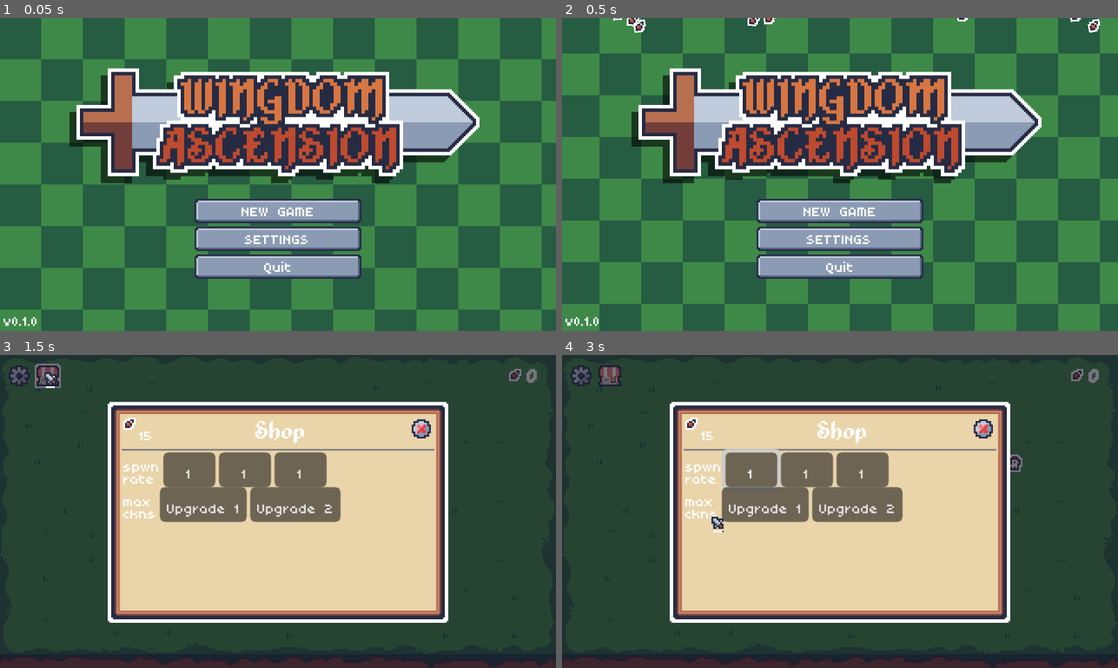
Above: before the commit, frames 1-4 (two rows, left to right).
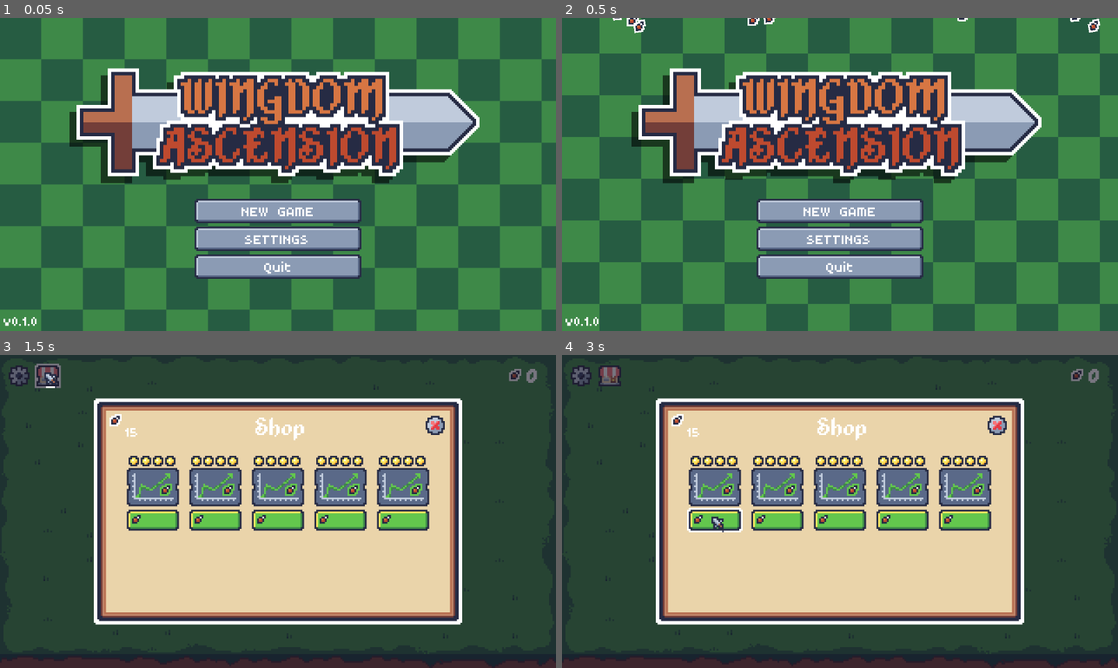
Above: after the commit, the same moments.

Repository: mrbartchak/chicken-incremental-game
Game: Godot game, scene res://ui/menu/main/main_menu.tscn
Same seed, same stepped clock (60 frames per second), same inputs: the game is played once before the commit and once after it. Sound files missing from this copy of the repository are replaced by a short silence.
Inputs (mouse positions are in pixels of both pictures, inside the frame that each line leads up to):
- Up to frame 1 (0.05 s): no input
- Up to frame 2 (0.5 s): no input
- Up to frame 3 (1.5 s): click "NEW GAME" at 0.5 s; click (50, 376) at 1.25 s
- Up to frame 4 (3 s): click (751, 467) at 2 s, where only the run before the commit has a clickable "1"; click (717, 520) at 2.77 s

Frame 1 is identical in both runs. In frame 2, less than 0.1% of the frame differs, in the area x 9-97%, y 0-5%; in frame 3, 25%; in frame 4, 25%, in the area x 16-84%, y 13-87%.

Commit message:
made the basic layout for shop, think I’mma go w this type of layout. seems cheese

Diff:
--- a/project.godot
+++ b/project.godot
@@ -39,4 +39,3 @@
 
 textures/canvas_textures/default_texture_filter=0
 environment/defaults/default_clear_color=Color(0.14901961, 0.16862746, 0.26666668, 1)
-2d/snap/snap_2d_vertices_to_pixel=true
--- a/ui/menu/shop/shop_menu.tscn
+++ b/ui/menu/shop/shop_menu.tscn
@@ -6,6 +6,9 @@
 [ext_resource type="FontFile" uid="uid://bpdjfi3ehn2gs" path="res://ui/shared/fonts/Alkhemikal.ttf" id="3_6cl0q"]
 [ext_resource type="Texture2D" uid="uid://bcpnqoago7ty8" path="res://ui/shared/sprites/exit_button.png" id="5_8yyr0"]
 [ext_resource type="Texture2D" uid="uid://dwmyc1uo05hv" path="res://ui/shared/sprites/exit_button_pressed.png" id="6_gb4lm"]
+[ext_resource type="Texture2D" uid="uid://bntyr0xn8ui0c" path="res://ui/menu/shop/upgrade_tier_icon.png" id="7_jn3yi"]
+[ext_resource type="Texture2D" uid="uid://df1g6w2t6nea" path="res://ui/menu/shop/wing_price_upgrade_icon.png" id="7_okyqw"]
+[ext_resource type="Texture2D" uid="uid://dkexwtmywpi4n" path="res://ui/menu/shop/shop_price_buttons.png" id="7_ttsph"]
 
 [sub_resource type="LabelSettings" id="LabelSettings_t376w"]
 font_size = 10
@@ -13,9 +16,13 @@
 [sub_resource type="LabelSettings" id="LabelSettings_6id7x"]
 font = ExtResource("3_6cl0q")
 
-[sub_resource type="LabelSettings" id="LabelSettings_56mkd"]
-line_spacing = -5.0
-font_size = 10
+[sub_resource type="AtlasTexture" id="AtlasTexture_ttsph"]
+atlas = ExtResource("7_ttsph")
+region = Rect2(0, 0, 32, 14)
+
+[sub_resource type="AtlasTexture" id="AtlasTexture_okyqw"]
+atlas = ExtResource("7_ttsph")
+region = Rect2(0, 14, 32, 14)
 
 [node name="ShopMenu" type="CanvasLayer"]
 script = ExtResource("1_6id7x")
@@ -57,7 +64,7 @@
 
 [node name="ShopMenuStack" type="VBoxContainer" parent="ShopPanel/ShopMargin"]
 layout_mode = 2
-theme_override_constants/separation = 0
+theme_override_constants/separation = 8
 
 [node name="TopBar" type="HBoxContainer" parent="ShopPanel/ShopMargin/ShopMenuStack"]
 layout_mode = 2
@@ -95,57 +102,218 @@
 texture_hover = ExtResource("6_gb4lm")
 texture_focused = ExtResource("5_8yyr0")
 
-[node name="HSeparator" type="HSeparator" parent="ShopPanel/ShopMargin/ShopMenuStack"]
-layout_mode = 2
-
-[node name="UpgradeRow" type="HBoxContainer" parent="ShopPanel/ShopMargin/ShopMenuStack"]
-layout_mode = 2
-theme_override_constants/separation = 2
-
-[node name="Label" type="Label" parent="ShopPanel/ShopMargin/ShopMenuStack/UpgradeRow"]
-layout_mode = 2
-theme_override_font_sizes/font_size = 10
-text = "spwn
-rate"
-label_settings = SubResource("LabelSettings_56mkd")
-
-[node name="Button" type="Button" parent="ShopPanel/ShopMargin/ShopMenuStack/UpgradeRow"]
-custom_minimum_size = Vector2(30, 0)
-layout_mode = 2
-theme_override_font_sizes/font_size = 10
-text = "1"
-
-[node name="Button2" type="Button" parent="ShopPanel/ShopMargin/ShopMenuStack/UpgradeRow"]
-custom_minimum_size = Vector2(30, 0)
-layout_mode = 2
-theme_override_font_sizes/font_size = 10
-text = "1"
-
-[node name="Button3" type="Button" parent="ShopPanel/ShopMargin/ShopMenuStack/UpgradeRow"]
-custom_minimum_size = Vector2(30, 0)
-layout_mode = 2
-theme_override_font_sizes/font_size = 10
-text = "1"
-
-[node name="UpgradeRow2" type="HBoxContainer" parent="ShopPanel/ShopMargin/ShopMenuStack"]
-layout_mode = 2
-theme_override_constants/separation = 2
-
-[node name="Label" type="Label" parent="ShopPanel/ShopMargin/ShopMenuStack/UpgradeRow2"]
-layout_mode = 2
-theme_override_font_sizes/font_size = 10
-text = "max
-ckns"
-label_settings = SubResource("LabelSettings_56mkd")
-
-[node name="Button" type="Button" parent="ShopPanel/ShopMargin/ShopMenuStack/UpgradeRow2"]
-layout_mode = 2
-theme_override_font_sizes/font_size = 10
-text = "Upgrade 1"
-
-[node name="Button2" type="Button" parent="ShopPanel/ShopMargin/ShopMenuStack/UpgradeRow2"]
-layout_mode = 2
-theme_override_font_sizes/font_size = 10
-text = "Upgrade 2"
+[node name="UpgradesRow" type="HBoxContainer" parent="ShopPanel/ShopMargin/ShopMenuStack"]
+layout_mode = 2
+alignment = 1
+
+[node name="Upgrade" type="VBoxContainer" parent="ShopPanel/ShopMargin/ShopMenuStack/UpgradesRow"]
+layout_mode = 2
+theme_override_constants/separation = 1
+alignment = 1
+
+[node name="UpgradeTiers" type="HBoxContainer" parent="ShopPanel/ShopMargin/ShopMenuStack/UpgradesRow/Upgrade"]
+layout_mode = 2
+theme_override_constants/separation = 1
+alignment = 1
+
+[node name="TextureRect" type="TextureRect" parent="ShopPanel/ShopMargin/ShopMenuStack/UpgradesRow/Upgrade/UpgradeTiers"]
+layout_mode = 2
+texture = ExtResource("7_jn3yi")
+
+[node name="TextureRect2" type="TextureRect" parent="ShopPanel/ShopMargin/ShopMenuStack/UpgradesRow/Upgrade/UpgradeTiers"]
+layout_mode = 2
+texture = ExtResource("7_jn3yi")
+
+[node name="TextureRect3" type="TextureRect" parent="ShopPanel/ShopMargin/ShopMenuStack/UpgradesRow/Upgrade/UpgradeTiers"]
+layout_mode = 2
+texture = ExtResource("7_jn3yi")
+
+[node name="TextureRect4" type="TextureRect" parent="ShopPanel/ShopMargin/ShopMenuStack/UpgradesRow/Upgrade/UpgradeTiers"]
+layout_mode = 2
+texture = ExtResource("7_jn3yi")
+
+[node name="CenterContainer" type="CenterContainer" parent="ShopPanel/ShopMargin/ShopMenuStack/UpgradesRow/Upgrade"]
+layout_mode = 2
+
+[node name="TextureRect" type="TextureRect" parent="ShopPanel/ShopMargin/ShopMenuStack/UpgradesRow/Upgrade/CenterContainer"]
+layout_mode = 2
+texture = ExtResource("7_okyqw")
+stretch_mode = 2
+
+[node name="Button" type="TextureButton" parent="ShopPanel/ShopMargin/ShopMenuStack/UpgradesRow/Upgrade"]
+custom_minimum_size = Vector2(32, 14)
+layout_mode = 2
+texture_normal = SubResource("AtlasTexture_ttsph")
+texture_pressed = SubResource("AtlasTexture_ttsph")
+texture_hover = SubResource("AtlasTexture_okyqw")
+texture_focused = SubResource("AtlasTexture_ttsph")
+
+[node name="Upgrade2" type="VBoxContainer" parent="ShopPanel/ShopMargin/ShopMenuStack/UpgradesRow"]
+layout_mode = 2
+theme_override_constants/separation = 1
+alignment = 1
+
+[node name="UpgradeTiers" type="HBoxContainer" parent="ShopPanel/ShopMargin/ShopMenuStack/UpgradesRow/Upgrade2"]
+layout_mode = 2
+theme_override_constants/separation = 1
+alignment = 1
+
+[node name="TextureRect" type="TextureRect" parent="ShopPanel/ShopMargin/ShopMenuStack/UpgradesRow/Upgrade2/UpgradeTiers"]
+layout_mode = 2
+texture = ExtResource("7_jn3yi")
+
+[node name="TextureRect2" type="TextureRect" parent="ShopPanel/ShopMargin/ShopMenuStack/UpgradesRow/Upgrade2/UpgradeTiers"]
+layout_mode = 2
+texture = ExtResource("7_jn3yi")
+
+[node name="TextureRect3" type="TextureRect" parent="ShopPanel/ShopMargin/ShopMenuStack/UpgradesRow/Upgrade2/UpgradeTiers"]
+layout_mode = 2
+texture = ExtResource("7_jn3yi")
+
+[node name="TextureRect4" type="TextureRect" parent="ShopPanel/ShopMargin/ShopMenuStack/UpgradesRow/Upgrade2/UpgradeTiers"]
+layout_mode = 2
+texture = ExtResource("7_jn3yi")
+
+[node name="CenterContainer" type="CenterContainer" parent="ShopPanel/ShopMargin/ShopMenuStack/UpgradesRow/Upgrade2"]
+layout_mode = 2
+
+[node name="TextureRect" type="TextureRect" parent="ShopPanel/ShopMargin/ShopMenuStack/UpgradesRow/Upgrade2/CenterContainer"]
+layout_mode = 2
+texture = ExtResource("7_okyqw")
+stretch_mode = 2
+
+[node name="Button" type="TextureButton" parent="ShopPanel/ShopMargin/ShopMenuStack/UpgradesRow/Upgrade2"]
+custom_minimum_size = Vector2(32, 14)
+layout_mode = 2
+texture_normal = SubResource("AtlasTexture_ttsph")
+texture_pressed = SubResource("AtlasTexture_ttsph")
+texture_hover = SubResource("AtlasTexture_okyqw")
+texture_focused = SubResource("AtlasTexture_ttsph")
+
+[node name="Upgrade3" type="VBoxContainer" parent="ShopPanel/ShopMargin/ShopMenuStack/UpgradesRow"]
+layout_mode = 2
+theme_override_constants/separation = 1
+alignment = 1
+
+[node name="UpgradeTiers" type="HBoxContainer" parent="ShopPanel/ShopMargin/ShopMenuStack/UpgradesRow/Upgrade3"]
+layout_mode = 2
+theme_override_constants/separation = 1
+alignment = 1
+
+[node name="TextureRect" type="TextureRect" parent="ShopPanel/ShopMargin/ShopMenuStack/UpgradesRow/Upgrade3/UpgradeTiers"]
+layout_mode = 2
+texture = ExtResource("7_jn3yi")
+
+[node name="TextureRect2" type="TextureRect" parent="ShopPanel/ShopMargin/ShopMenuStack/UpgradesRow/Upgrade3/UpgradeTiers"]
+layout_mode = 2
+texture = ExtResource("7_jn3yi")
+
+[node name="TextureRect3" type="TextureRect" parent="ShopPanel/ShopMargin/ShopMenuStack/UpgradesRow/Upgrade3/UpgradeTiers"]
+layout_mode = 2
+texture = ExtResource("7_jn3yi")
+
+[node name="TextureRect4" type="TextureRect" parent="ShopPanel/ShopMargin/ShopMenuStack/UpgradesRow/Upgrade3/UpgradeTiers"]
+layout_mode = 2
+texture = ExtResource("7_jn3yi")
+
+[node name="CenterContainer" type="CenterContainer" parent="ShopPanel/ShopMargin/ShopMenuStack/UpgradesRow/Upgrade3"]
+layout_mode = 2
+
+[node name="TextureRect" type="TextureRect" parent="ShopPanel/ShopMargin/ShopMenuStack/UpgradesRow/Upgrade3/CenterContainer"]
+layout_mode = 2
+texture = ExtResource("7_okyqw")
+stretch_mode = 2
+
+[node name="Button" type="TextureButton" parent="ShopPanel/ShopMargin/ShopMenuStack/UpgradesRow/Upgrade3"]
+custom_minimum_size = Vector2(32, 14)
+layout_mode = 2
+texture_normal = SubResource("AtlasTexture_ttsph")
+texture_pressed = SubResource("AtlasTexture_ttsph")
+texture_hover = SubResource("AtlasTexture_okyqw")
+texture_focused = SubResource("AtlasTexture_ttsph")
+
+[node name="Upgrade4" type="VBoxContainer" parent="ShopPanel/ShopMargin/ShopMenuStack/UpgradesRow"]
+layout_mode = 2
+theme_override_constants/separation = 1
+alignment = 1
+
+[node name="UpgradeTiers" type="HBoxContainer" parent="ShopPanel/ShopMargin/ShopMenuStack/UpgradesRow/Upgrade4"]
+layout_mode = 2
+theme_override_constants/separation = 1
+alignment = 1
+
+[node name="TextureRect" type="TextureRect" parent="ShopPanel/ShopMargin/ShopMenuStack/UpgradesRow/Upgrade4/UpgradeTiers"]
+layout_mode = 2
+texture = ExtResource("7_jn3yi")
+
+[node name="TextureRect2" type="TextureRect" parent="ShopPanel/ShopMargin/ShopMenuStack/UpgradesRow/Upgrade4/UpgradeTiers"]
+layout_mode = 2
+texture = ExtResource("7_jn3yi")
+
+[node name="TextureRect3" type="TextureRect" parent="ShopPanel/ShopMargin/ShopMenuStack/UpgradesRow/Upgrade4/UpgradeTiers"]
+layout_mode = 2
+texture = ExtResource("7_jn3yi")
+
+[node name="TextureRect4" type="TextureRect" parent="ShopPanel/ShopMargin/ShopMenuStack/UpgradesRow/Upgrade4/UpgradeTiers"]
+layout_mode = 2
+texture = ExtResource("7_jn3yi")
+
+[node name="CenterContainer" type="CenterContainer" parent="ShopPanel/ShopMargin/ShopMenuStack/UpgradesRow/Upgrade4"]
+layout_mode = 2
+
+[node name="TextureRect" type="TextureRect" parent="ShopPanel/ShopMargin/ShopMenuStack/UpgradesRow/Upgrade4/CenterContainer"]
+layout_mode = 2
+texture = ExtResource("7_okyqw")
+stretch_mode = 2
+
+[node name="Button" type="TextureButton" parent="ShopPanel/ShopMargin/ShopMenuStack/UpgradesRow/Upgrade4"]
+custom_minimum_size = Vector2(32, 14)
+layout_mode = 2
+texture_normal = SubResource("AtlasTexture_ttsph")
+texture_pressed = SubResource("AtlasTexture_ttsph")
+texture_hover = SubResource("AtlasTexture_okyqw")
+texture_focused = SubResource("AtlasTexture_ttsph")
+
+[node name="Upgrade5" type="VBoxContainer" parent="ShopPanel/ShopMargin/ShopMenuStack/UpgradesRow"]
+layout_mode = 2
+theme_override_constants/separation = 1
+alignment = 1
+
+[node name="UpgradeTiers" type="HBoxContainer" parent="ShopPanel/ShopMargin/ShopMenuStack/UpgradesRow/Upgrade5"]
+layout_mode = 2
+theme_override_constants/separation = 1
+alignment = 1
+
+[node name="TextureRect" type="TextureRect" parent="ShopPanel/ShopMargin/ShopMenuStack/UpgradesRow/Upgrade5/UpgradeTiers"]
+layout_mode = 2
+texture = ExtResource("7_jn3yi")
+
+[node name="TextureRect2" type="TextureRect" parent="ShopPanel/ShopMargin/ShopMenuStack/UpgradesRow/Upgrade5/UpgradeTiers"]
+layout_mode = 2
+texture = ExtResource("7_jn3yi")
+
+[node name="TextureRect3" type="TextureRect" parent="ShopPanel/ShopMargin/ShopMenuStack/UpgradesRow/Upgrade5/UpgradeTiers"]
+layout_mode = 2
+texture = ExtResource("7_jn3yi")
+
+[node name="TextureRect4" type="TextureRect" parent="ShopPanel/ShopMargin/ShopMenuStack/UpgradesRow/Upgrade5/UpgradeTiers"]
+layout_mode = 2
+texture = ExtResource("7_jn3yi")
+
+[node name="CenterContainer" type="CenterContainer" parent="ShopPanel/ShopMargin/ShopMenuStack/UpgradesRow/Upgrade5"]
+layout_mode = 2
+
+[node name="TextureRect" type="TextureRect" parent="ShopPanel/ShopMargin/ShopMenuStack/UpgradesRow/Upgrade5/CenterContainer"]
+layout_mode = 2
+texture = ExtResource("7_okyqw")
+stretch_mode = 2
+
+[node name="Button" type="TextureButton" parent="ShopPanel/ShopMargin/ShopMenuStack/UpgradesRow/Upgrade5"]
+custom_minimum_size = Vector2(32, 14)
+layout_mode = 2
+texture_normal = SubResource("AtlasTexture_ttsph")
+texture_pressed = SubResource("AtlasTexture_ttsph")
+texture_hover = SubResource("AtlasTexture_okyqw")
+texture_focused = SubResource("AtlasTexture_ttsph")
 
 [connection signal="pressed" from="ShopPanel/ShopMargin/ShopMenuStack/TopBar/ExitButton" to="." method="_on_exit_button_pressed"]
Not shown: 1 places in ui/menu/shop/shop_menu.tscn that only renumber resources
Binary file changed: ui/menu/shop/shop_menu_panel.png
Binary file added: ui/menu/shop/shop_price_buttons.png
Not shown, added: ui/menu/shop/shop_price_buttons.png.import
Binary file added: ui/menu/shop/upgrade_tier_icon.png
Not shown, added: ui/menu/shop/upgrade_tier_icon.png.import
Binary file added: ui/menu/shop/wing_price_upgrade_icon.png
Not shown, added: ui/menu/shop/wing_price_upgrade_icon.png.import
